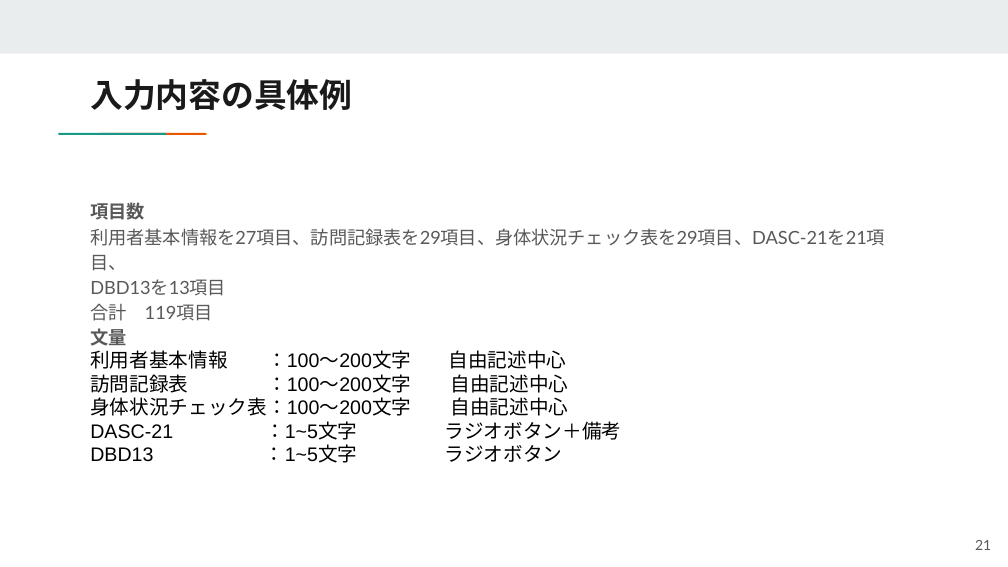
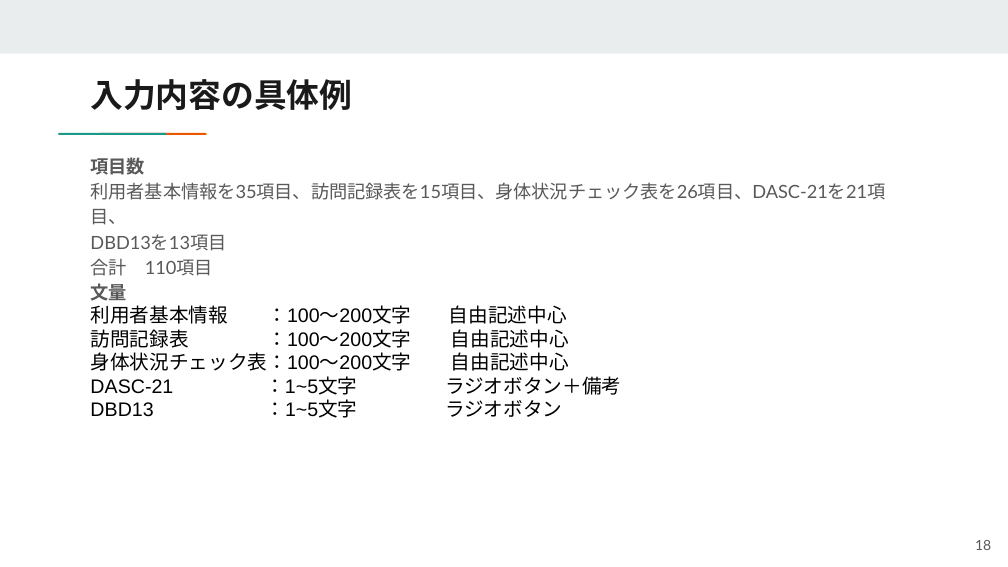
Before and after one commit to UMEZAWADAN/SD-5, a slide deck: slide 18 of SD-5.pptx (slide 21 before the commit). Drawn at 1008x567 pixels with LibreOffice and Linux fonts; fonts in the diff are those of the drawing. Boxes give left, top, right and bottom in pixels: in the first picture for what was removed or moved away, otherwise in the second. Text is boxed around its words. In the diff, an @@ line names an element or a change of style, - is before the commit and + after.

```diff
--- a/SD-5.pptx
+++ b/SD-5.pptx
@@ text "項目数": place and size @@
-text "項目数" at <box>90,202,885,462</box>
+text "項目数" at <box>90,157,885,417</box>
@@ text at <box>90,182,885,225</box>: text changed @@
-利用者基本情報を27項目、訪問記録表を29項目、身体状況チェック表を29項目、DASC-21を21項目、
+利用者基本情報を35項目、訪問記録表を15項目、身体状況チェック表を26項目、DASC-21を21項目、
@@ text at <box>90,259,213,276</box>: text changed @@
-合計 119項目
+合計 110項目
@@ page number at <box>975,540,991,550</box>: text changed @@
-21
+18
```
Also in this commit, not shown: 16 other slides changed, 10 slides added, 3 slides removed.
